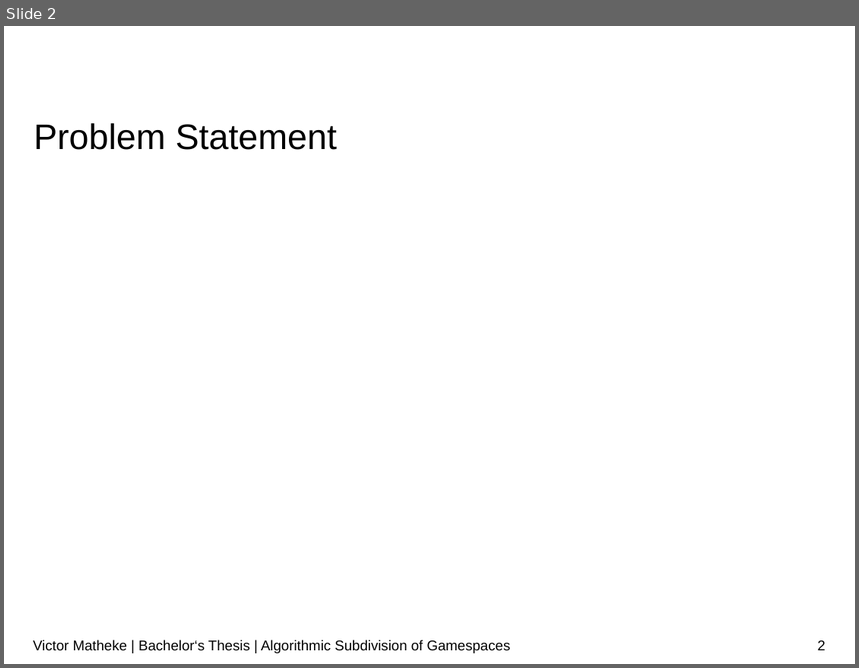
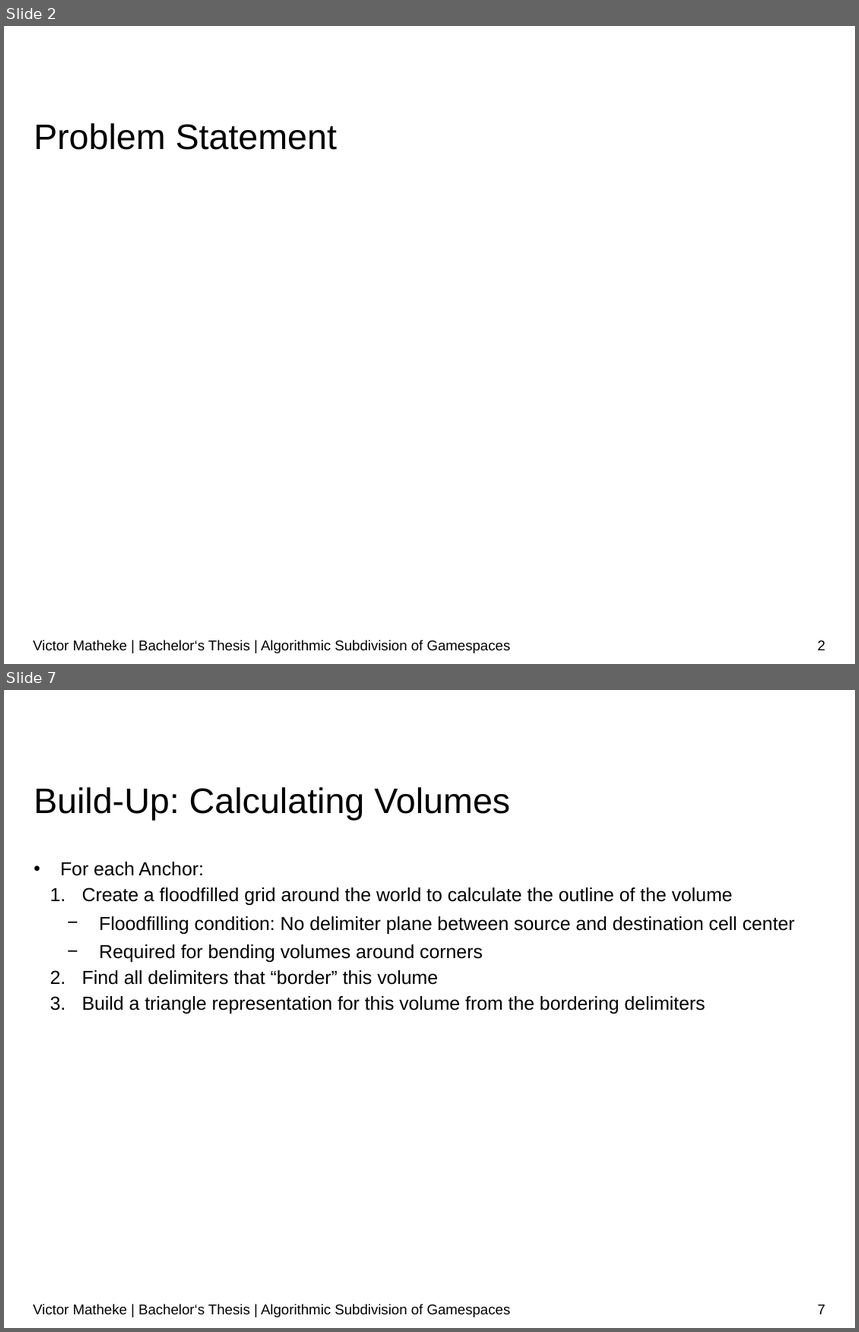
Before and after one commit to surrealtm/Thesis, a slide deck: Presentation/Presentation.pptx. Shown one above the other, each under a label of ours: slide 2 before the commit, slides 2 and 7 after it; the slides between them are not shown. The pictures are 859x668 and 859x1332 pixels, drawn with LibreOffice and Linux fonts; fonts in the diff are those of the drawing; grey boxes stand for pictures; background and template pictures are left out. Boxes give left, top, right and bottom in pixels: in the first picture for what was removed or moved away, otherwise in the second. Text is boxed around its words. In the diff, an @@ line names an element or a change of style, - is before the commit and + after.

```diff
--- a/Presentation/Presentation.pptx
+++ b/Presentation/Presentation.pptx
@@ slide 7 added at (x1=4, y1=690, x2=855, y2=1328), background #FFFFFF @@
@@ title added at (x1=34, y1=787, x2=510, y2=820), 30 pt, text #000000 @@
+Build-Up: Calculating Volumes
@@ text added at (x1=60, y1=862, x2=795, y2=1014), 16 pt, text #000000 @@
+• For each Anchor:
+  1. Create a floodfilled grid around the world to calculate the outline of the volume
+    − Floodfilling condition: No delimiter plane between source and destination cell center
+    − Required for bending volumes around corners
+  2. Find all delimiters that “border” this volume
+  3. Build a triangle representation for this volume from the bordering delimiters
@@ text added at (x1=33, y1=1304, x2=511, y2=1318), 12 pt, text #000000 @@
+Victor Matheke | Bachelor‘s Thesis | Algorithmic Subdivision of Gamespaces
@@ page number added at (x1=818, y1=1305, x2=826, y2=1315), 12 pt, text #000000 @@
+7
```
Also in this commit, not shown: 9 other slides added.
